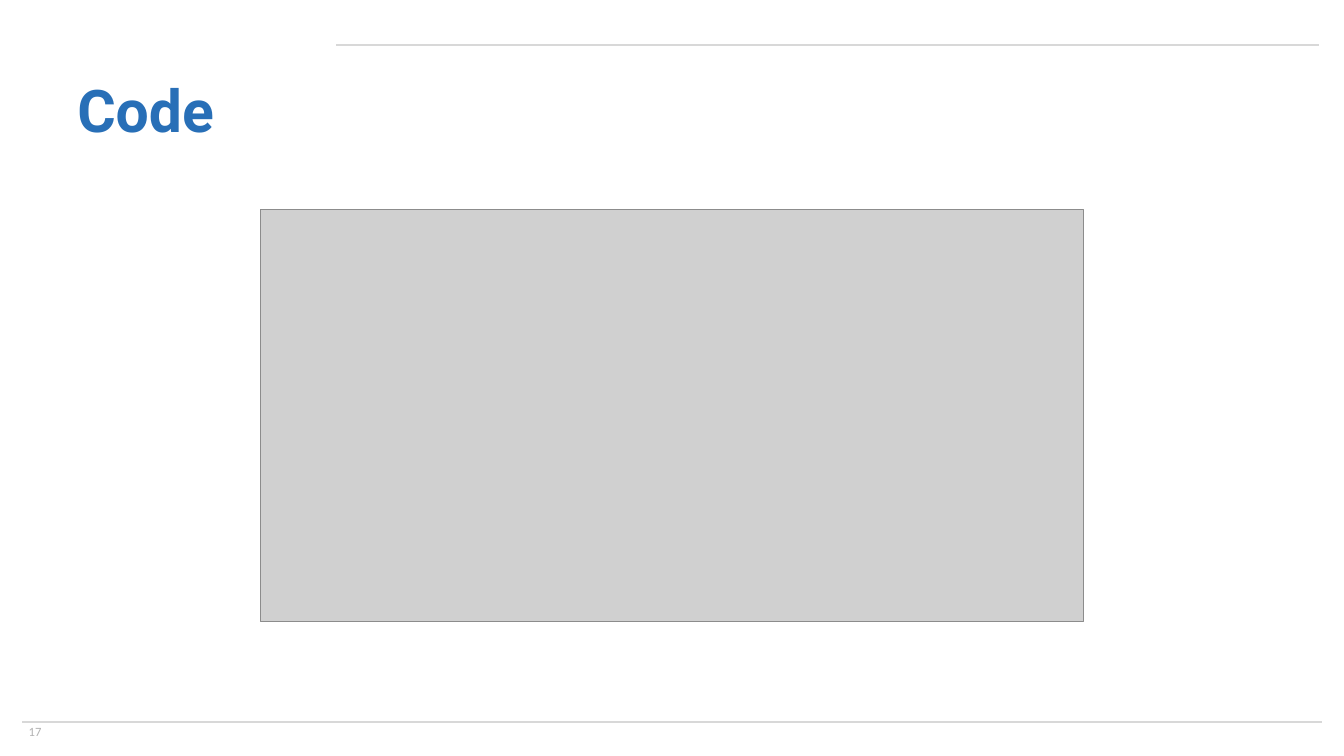
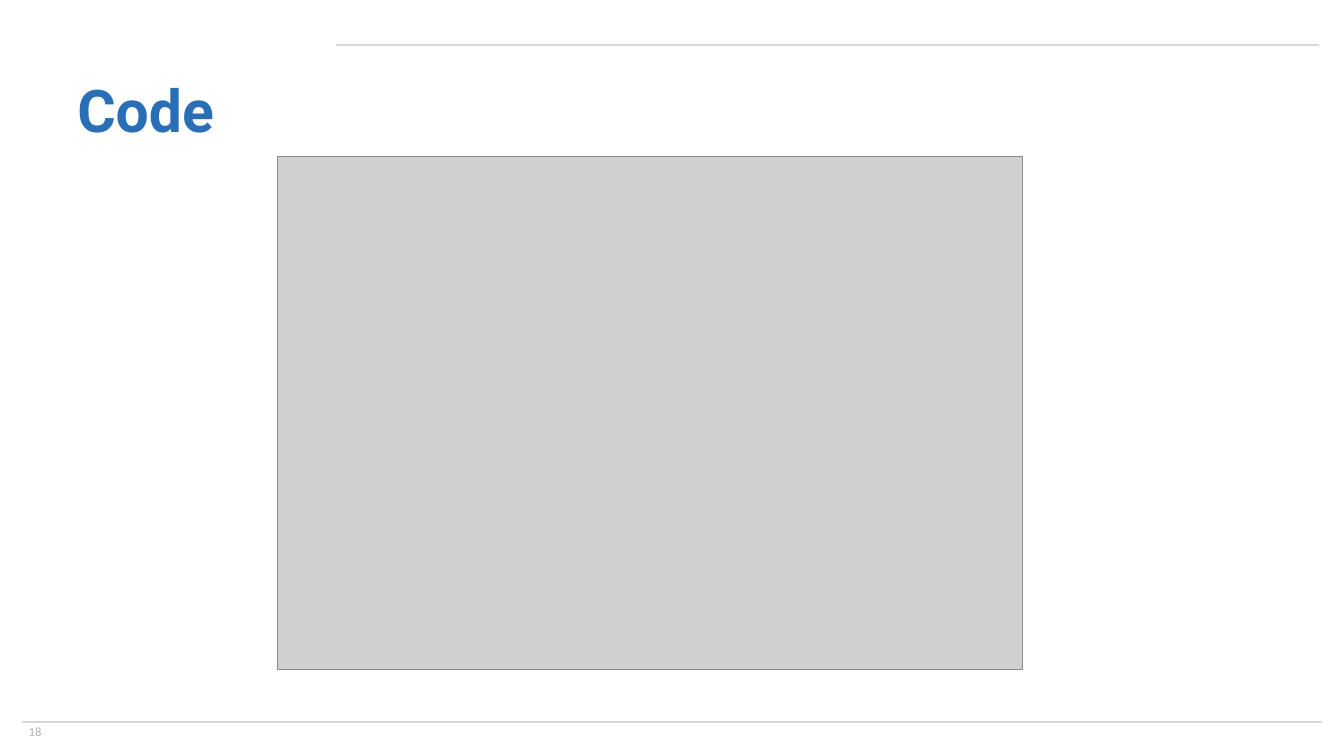
Before and after one commit to jeff-goldsmith/ENAR2021, a slide deck: slide 18 of SlidesPPT/ShortCourse_FoSR.pptx (slide 17 before the commit). Drawn at 1344x756 pixels with LibreOffice and Linux fonts; fonts in the diff are those of the drawing; grey boxes stand for pictures; background and template pictures are left out. Boxes give left, top, right and bottom in pixels: in the first picture for what was removed or moved away, otherwise in the second. Text is boxed around its words. In the diff, an @@ line names an element or a change of style, - is before the commit and + after.

```diff
--- a/SlidesPPT/ShortCourse_FoSR.pptx
+++ b/SlidesPPT/ShortCourse_FoSR.pptx
@@ picture resized from (x1=260, y1=210, x2=1084, y2=621) to (x1=277, y1=157, x2=1022, y2=669) @@
@@ page number at (x1=29, y1=727, x2=42, y2=736): text changed @@
-17
+18
```
Also in this commit, not shown: 17 other slides changed, 8 other files.
